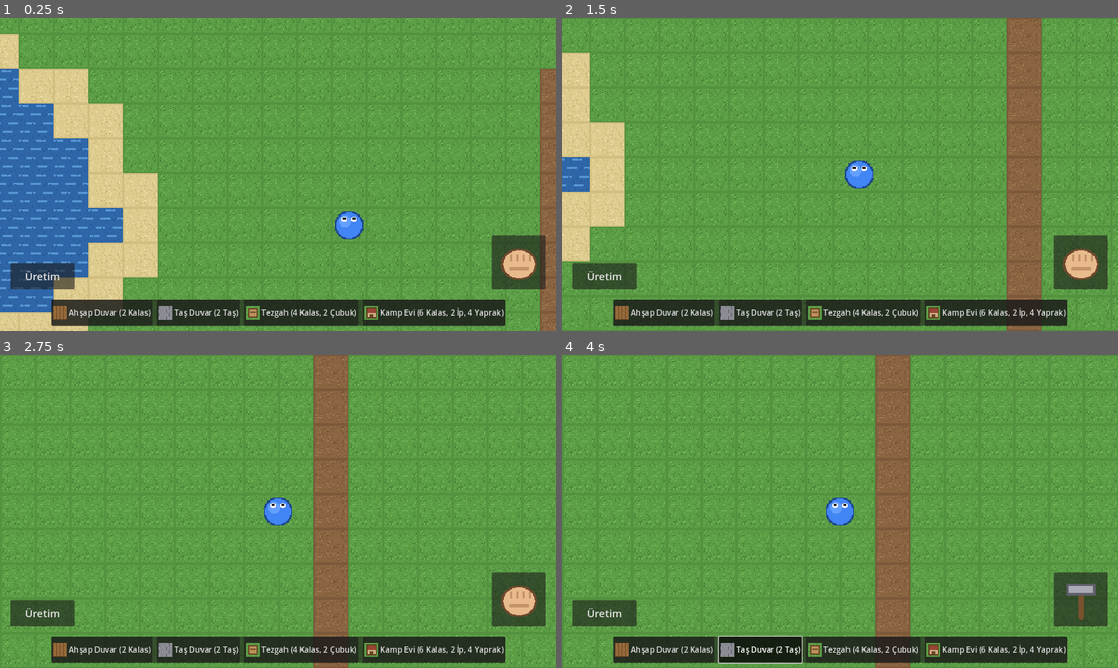
Above: before the commit, frames 1-4 (two rows, left to right).
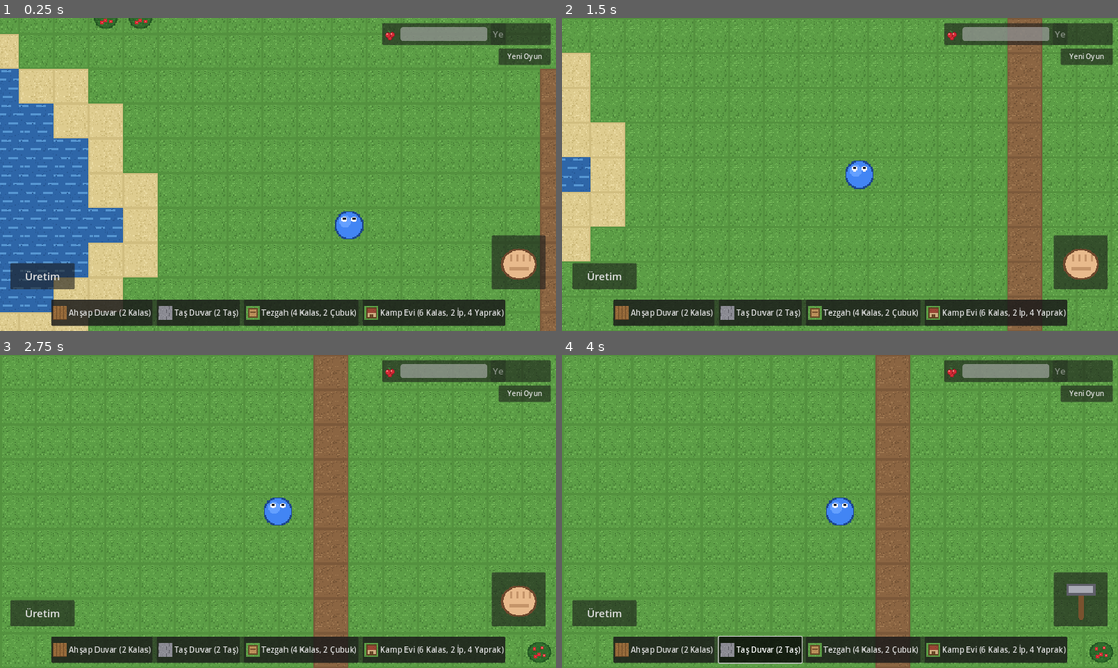
Above: after the commit, the same moments.

Repository: ozcinarece/Rable
Game: Godot game, scene res://scenes/World.tscn
Same seed, same stepped clock (60 frames per second), same inputs: the game is played once before the commit and once after it.
Inputs (mouse positions are in pixels of both pictures, inside the frame that each line leads up to):
- Up to frame 1 (0.25 s): no input
- Up to frame 2 (1.5 s): click (1084, 55) at 0.5 s, where only the run after the commit has a clickable "Yeni Oyun"; move the mouse to (962, 158) at 1.27 s; hold D from 1.28 s (still down); click (962, 158) at 1.42 s
- Up to frame 3 (2.75 s): release D at 2 s; drag from (166, 527) to (250, 574) at 2.02 s
- Up to frame 4 (4 s): click "Ahşap Duvar (2 Kalas)" at 2.75 s; click "Taş Duvar (2 Taş)" at 3.5 s

The runs differ from the first frame. In frame 1, 2.9% of the frame differs, in the area x 16-100%, y 0-16%; in frame 2, 6.8%, in the area x 0-100%, y 0-100%; in frame 3, 2.9%; in frame 4, 2.9%.

Commit message:
M4e+M4f: kaydetme sistemi + aclik ve meyve calisi
Kaydetme (SaveManager autoload):
- Her 8 sn'de ve uygulama arka plana alininca/kapanirken otomatik
  kayit (user://save.json): harita durumu, insa edilen yapilarin
  alt zemini, envanter, aclik, respawn noktasi, oyuncu konumu
- Acilista kayit varsa yuklenir; harita boyutu degistiyse yok sayilir
- Sag ustte "Yeni Oyun" butonu: kaydi siler, sifirdan baslatir

Aclik (Hunger autoload):
- 100'den baslar, saniyede 0.25 azalir (~6.5 dakika)
- Sifira inince oyuncu yari hizda yurur (olum M5'te gelecek)
- Sag ustte meyve ikonlu aclik bari; kritik seviyede kirmiziya doner
- "Ye" butonu: 1 meyve = +25 aclik

Meyve calisi:
- Haritaya 5 cali eklendi ('m'); 1 vurusta +2 meyve verir
- Toplaninca bos caliya ('n') donusur, 60 sn sonra yeniden meyve verir
  (oyundaki ilk yenilenebilir kaynak)

Diff:
--- a/project.godot
+++ b/project.godot
@@ -15,6 +15,8 @@
 
 Inventory="*res://scripts/inventory.gd"
 Crafting="*res://scripts/crafting.gd"
+Hunger="*res://scripts/hunger.gd"
+SaveManager="*res://scripts/save_manager.gd"
 
 [display]
 
--- a/scenes/HUD.tscn
+++ b/scenes/HUD.tscn
@@ -1,6 +1,7 @@
-[gd_scene load_steps=2 format=3]
+[gd_scene load_steps=3 format=3]
 
 [ext_resource type="Script" path="res://scripts/hud.gd" id="1_script"]
+[ext_resource type="Texture2D" path="res://assets/items/meyve.png" id="2_meyve"]
 
 [node name="HUD" type="CanvasLayer"]
 script = ExtResource("1_script")
@@ -11,6 +12,46 @@
 
 [node name="HBox" type="HBoxContainer" parent="Panel"]
 theme_override_constants/separation = 6
+
+[node name="HungerPanel" type="PanelContainer" parent="."]
+anchor_left = 1.0
+anchor_right = 1.0
+offset_left = -400.0
+offset_top = 12.0
+offset_right = -12.0
+offset_bottom = 62.0
+grow_horizontal = 0
+
+[node name="HBox" type="HBoxContainer" parent="HungerPanel"]
+theme_override_constants/separation = 8
+
+[node name="HungerIcon" type="TextureRect" parent="HungerPanel/HBox"]
+custom_minimum_size = Vector2(34, 34)
+texture = ExtResource("2_meyve")
+expand_mode = 1
+stretch_mode = 5
+
+[node name="HungerBar" type="ProgressBar" parent="HungerPanel/HBox"]
+custom_minimum_size = Vector2(200, 32)
+size_flags_vertical = 4
+max_value = 100.0
+value = 100.0
+show_percentage = false
+
+[node name="EatButton" type="Button" parent="HungerPanel/HBox"]
+text = "Ye"
+theme_override_font_sizes/font_size = 22
+
+[node name="ResetButton" type="Button" parent="."]
+anchor_left = 1.0
+anchor_right = 1.0
+offset_left = -132.0
+offset_top = 70.0
+offset_right = -12.0
+offset_bottom = 108.0
+grow_horizontal = 0
+text = "Yeni Oyun"
+theme_override_font_sizes/font_size = 16
 
 [node name="BuildBar" type="PanelContainer" parent="."]
 anchor_left = 0.5
--- a/scripts/hud.gd
+++ b/scripts/hud.gd
@@ -24,6 +24,9 @@
 @onready var craft_button: Button = $CraftButton
 @onready var craft_panel: PanelContainer = $CraftPanel
 @onready var craft_rows: VBoxContainer = $CraftPanel/VBox/Rows
+@onready var hunger_bar: ProgressBar = $HungerPanel/HBox/HungerBar
+@onready var eat_button: Button = $HungerPanel/HBox/EatButton
+@onready var reset_button: Button = $ResetButton
 
 var _action_state: String = "idle"
 var _craft_buttons: Dictionary = {}  # recipe_id -> Uret butonu
@@ -32,19 +35,44 @@
 func _ready() -> void:
 	Inventory.changed.connect(_refresh)
 	Crafting.station_changed.connect(_update_craft_buttons)
+	Hunger.changed.connect(_update_hunger)
 	action_button.pressed.connect(func(): action_pressed.emit())
 	action_button.icon = ICON_FIST
 	craft_button.toggled.connect(func(pressed: bool): craft_panel.visible = pressed)
 	craft_panel.visible = false
+	eat_button.pressed.connect(_on_eat_pressed)
+	reset_button.pressed.connect(_on_reset_pressed)
 	_build_build_bar()
 	_build_craft_panel()
 	_refresh()
+	_update_hunger()
 
 # --- Envanter cubugu ----------------------------------------------------
 
 func _refresh() -> void:
 	_rebuild_inventory_bar()
 	_update_craft_buttons()
+	_update_hunger()
+
+# --- Aclik --------------------------------------------------------------
+
+func _update_hunger() -> void:
+	hunger_bar.value = Hunger.value
+	# Aclik kritik seviyedeyse bari kirmiziya bogar
+	hunger_bar.modulate = Color(1, 0.45, 0.45) if Hunger.value <= 25.0 else Color.WHITE
+	# Meyve varsa ve aclik tam degilse Ye butonu aktif
+	eat_button.disabled = Inventory.get_count("meyve") <= 0 or Hunger.value >= Hunger.MAX_VALUE
+
+func _on_eat_pressed() -> void:
+	if Inventory.remove_item("meyve", 1):
+		Hunger.eat(25.0)
+
+# Kayitli oyunu silip sifirdan baslar.
+func _on_reset_pressed() -> void:
+	SaveManager.delete_save()
+	Inventory.reset()
+	Hunger.reset()
+	get_tree().reload_current_scene()
 
 # Sadece sahip olunan esyalari, items.gd'deki sirayla gosterir.
 func _rebuild_inventory_bar() -> void:
--- /dev/null
+++ b/scripts/hunger.gd
@@ -0,0 +1,30 @@
+extends Node
+## Aclik sistemi - autoload (singleton).
+## Deger zamanla azalir; sifira inince oyuncu yavaslar (olum M5'te,
+## can sistemiyle birlikte gelecek). Meyve yiyerek doldurulur.
+
+signal changed
+
+const MAX_VALUE: float = 100.0
+## Saniyede azalma miktari (0.25 -> yaklasik 6.5 dakikada tukeniyor)
+const DECAY_PER_SECOND: float = 0.25
+
+var value: float = MAX_VALUE
+
+func _process(delta: float) -> void:
+	var old := int(value)
+	value = maxf(0.0, value - DECAY_PER_SECOND * delta)
+	if int(value) != old:
+		changed.emit()
+
+## Aclik sifirda mi? (oyuncu yavaslar)
+func is_starving() -> bool:
+	return value <= 0.0
+
+func eat(amount: float) -> void:
+	value = minf(MAX_VALUE, value + amount)
+	changed.emit()
+
+func reset() -> void:
+	value = MAX_VALUE
+	changed.emit()
--- a/scripts/inventory.gd
+++ b/scripts/inventory.gd
@@ -24,3 +24,15 @@
 
 func get_count(item_id: String) -> int:
 	return items.get(item_id, 0)
+
+## Kayittan yukleme icin: tum envanteri degistirir.
+func set_items(new_items: Dictionary) -> void:
+	items = {}
+	for item_id in new_items:
+		items[item_id] = int(new_items[item_id])
+	changed.emit()
+
+## Yeni oyun icin: envanteri bosaltir.
+func reset() -> void:
+	items = {}
+	changed.emit()
--- a/scripts/items.gd
+++ b/scripts/items.gd
@@ -14,6 +14,7 @@
 	"tas": {"name": "Taş", "icon": "res://assets/items/tas.png"},
 	"balta": {"name": "Balta", "icon": "res://assets/items/balta.png"},
 	"kazma": {"name": "Kazma", "icon": "res://assets/items/kazma.png"},
+	"meyve": {"name": "Meyve", "icon": "res://assets/items/meyve.png"},
 }
 
 static func display_name(item_id: String) -> String:
--- a/scripts/map_data.gd
+++ b/scripts/map_data.gd
@@ -5,8 +5,9 @@
 ##   d  toprak  (yurunebilir)
 ##   s  kum     (yurunebilir)
 ##   ~  su      (engel)
-##   #  tas     (engel - ileride kazilabilir olacak)
-##   T  agac    (engel - ileride odun kaynagi olacak)
+##   #  tas     (engel - kazma ile kirilir)
+##   T  agac    (engel - odun + yaprak verir)
+##   m  meyve calisi (engel - meyve verir, bir sure sonra yeniden buyur)
 ##   P  oyuncunun baslangic noktasi (altina cim doselenir)
 ##
 ## Haritayi degistirmek icin sadece asagidaki satirlari duzenlemek yeterli.
@@ -21,7 +22,7 @@
 	"#.TTTTT.T.....................#####....#",
 	"#..TTT........................######...#",
 	"#...T..........................####....#",
-	"#................................##....#",
+	"#.........mm.....................##....#",
 	"#....sss...............................#",
 	"#...ss~~ss.............d...............#",
 	"#..ss~~~~ss............d...............#",
@@ -31,9 +32,9 @@
 	"#...ss~~~~ss...........d...............#",
 	"#....ss~~ss............d...............#",
 	"#.....ssss.............d...............#",
-	"#......................d...............#",
+	"#......................d.....mm........#",
 	"#......ddddddddddddddddd...............#",
-	"#......d...............................#",
+	"#......d...........m...................#",
 	"#......d.........TT....................#",
 	"#......d........TTTT...................#",
 	"#......d.........TT....................#",
--- a/scripts/player.gd
+++ b/scripts/player.gd
@@ -35,7 +35,9 @@
 	var direction := _get_input_direction()
 	if direction != Vector2.ZERO:
 		facing = direction
-	velocity = direction * speed
+	# Aclik sifirsa oyuncu yari hizda yurur
+	var effective_speed := speed * (0.5 if Hunger.is_starving() else 1.0)
+	velocity = direction * effective_speed
 	move_and_slide()
 
 func _get_input_direction() -> Vector2:
--- /dev/null
+++ b/scripts/save_manager.gd
@@ -0,0 +1,32 @@
+extends Node
+## Kayit yoneticisi - autoload (singleton).
+## Oyun durumunu JSON olarak user:// dizinine yazar/okur.
+## Android'de bu dizin uygulamanin ozel veri klasorudur; oyun
+## silinmedikce kayit durur. Ne kaydedilecegine World karar verir.
+
+const SAVE_PATH: String = "user://save.json"
+
+func save_data(data: Dictionary) -> void:
+	var file := FileAccess.open(SAVE_PATH, FileAccess.WRITE)
+	if file == null:
+		push_warning("Kayit yazilamadi: " + str(FileAccess.get_open_error()))
+		return
+	file.store_string(JSON.stringify(data))
+	file.close()
+
+## Kayit yoksa veya bozuksa bos sozluk doner.
+func load_data() -> Dictionary:
+	if not FileAccess.file_exists(SAVE_PATH):
+		return {}
+	var file := FileAccess.open(SAVE_PATH, FileAccess.READ)
+	if file == null:
+		return {}
+	var parsed = JSON.parse_string(file.get_as_text())
+	file.close()
+	if parsed is Dictionary:
+		return parsed
+	return {}
+
+func delete_save() -> void:
+	if FileAccess.file_exists(SAVE_PATH):
+		DirAccess.remove_absolute(ProjectSettings.globalize_path(SAVE_PATH))
--- a/scripts/world.gd
+++ b/scripts/world.gd
@@ -47,7 +47,16 @@
 			"drops": {"kalas": 4, "cubuk": 2}, "becomes": ".", "hits": 2},
 	"E": {"texture": "res://assets/tiles/ev.png", "solid": true,
 			"drops": {"kalas": 6, "ip": 2, "yaprak": 4}, "becomes": ".", "hits": 3},
+	# Meyve calisi: toplaninca bos caliya donusur, bir sure sonra yeniden buyur
+	"m": {"texture": "res://assets/tiles/bush_full.png", "solid": true,
+			"drops": {"meyve": 2}, "becomes": "n", "hits": 1},
+	"n": {"texture": "res://assets/tiles/bush_empty.png", "solid": true},
 }
+
+## Bos calinin yeniden meyve vermesi icin gecen sure (saniye)
+const REGROW_SECONDS: float = 60.0
+## Otomatik kayit araligi (saniye)
+const SAVE_INTERVAL: float = 8.0
 
 @onready var ground_tile_map: TileMap = $GroundTileMap
 @onready var player: CharacterBody2D = $Player
@@ -61,20 +70,44 @@
 var _map_width: int = 0
 var _map_height: int = 0
 var _respawn_cell: Vector2i = Vector2i.ZERO  # olum gelince (M5) burada dogacak
+var _regrow: Dictionary = {}  # bos cali hucresi -> yeniden buyumeye kalan sure
+var _save_timer: float = 0.0
 
 func _ready() -> void:
 	ground_tile_map.tile_set = _build_tile_set()
 	_build_map_from_ascii()
+	_load_game()
 	player.world_tapped.connect(_on_player_world_tapped)
 	hud.build_toggled.connect(_on_build_toggled)
 	hud.action_pressed.connect(_on_action_pressed)
 
-func _process(_delta: float) -> void:
+func _process(delta: float) -> void:
 	# Aksiyon butonunun ikonunu duruma gore guncelle
 	# (yumruk = bos, balta = yakinda toplanabilir sey var, cekic = insa modu)
 	hud.set_action_state(_compute_action_state())
 	# Tezgah tarifleri sadece tezgahin yanindayken uretilebilir
 	Crafting.near_station = _is_near_tile("B")
+	_tick_regrow(delta)
+	# Otomatik kayit
+	_save_timer += delta
+	if _save_timer >= SAVE_INTERVAL:
+		_save_timer = 0.0
+		_save_game()
+
+# Uygulama arka plana alinirken / kapanirken hemen kaydet
+func _notification(what: int) -> void:
+	if what == NOTIFICATION_APPLICATION_PAUSED or what == NOTIFICATION_WM_CLOSE_REQUEST:
+		_save_game()
+
+# Bos calilarin sayacini isletir; suresi dolan yeniden meyve verir
+func _tick_regrow(delta: float) -> void:
+	var ready_cells: Array[Vector2i] = []
+	for cell in _regrow:
+		_regrow[cell] -= delta
+		if _regrow[cell] <= 0.0:
+			ready_cells.append(cell)
+	for cell in ready_cells:
+		_set_cell_char(cell, "m")
 
 # --- Kurulum -----------------------------------------------------------
 
@@ -306,3 +339,65 @@
 func _set_cell_char(cell: Vector2i, ch: String) -> void:
 	_cell_char[cell] = ch
 	ground_tile_map.set_cell(0, cell, _char_to_source_id[ch], Vector2i(0, 0))
+	# Bos cali olusunca yeniden buyume sayaci baslat
+	if ch == "n":
+		_regrow[cell] = REGROW_SECONDS
+	elif _regrow.has(cell):
+		_regrow.erase(cell)
+
+# --- Kayit / yukleme ---------------------------------------------------
+
+func _save_game() -> void:
+	var rows: PackedStringArray = []
+	for y in _map_height:
+		var row := ""
+		for x in _map_width:
+			row += _cell_char.get(Vector2i(x, y), ".")
+		rows.append(row)
+
+	var floor_data: Dictionary = {}
+	for cell in _floor_under:
+		floor_data["%d,%d" % [cell.x, cell.y]] = _floor_under[cell]
+
+	SaveManager.save_data({
+		"version": 1,
+		"w": _map_width,
+		"h": _map_height,
+		"rows": rows,
+		"floor_under": floor_data,
+		"inventory": Inventory.items,
+		"hunger": Hunger.value,
+		"respawn": [_respawn_cell.x, _respawn_cell.y],
+		"player": [player.global_position.x, player.global_position.y],
+	})
+
+func _load_game() -> void:
+	var data := SaveManager.load_data()
+	if data.is_empty():
+		return
+	# Harita boyutu degistiyse (guncelleme sonrasi) eski kaydi yok say
+	if int(data.get("w", 0)) != _map_width or int(data.get("h", 0)) != _map_height:
+		return
+
+	var rows: Array = data.get("rows", [])
+	for y in rows.size():
+		var row: String = rows[y]
+		for x in row.length():
+			var ch := row[x]
+			if TILE_DEFS.has(ch) and _cell_char.get(Vector2i(x, y), "") != ch:
+				_set_cell_char(Vector2i(x, y), ch)
+
+	for key in data.get("floor_under", {}):
+		var parts: PackedStringArray = key.split(",")
+		_floor_under[Vector2i(int(parts[0]), int(parts[1]))] = data["floor_under"][key]
+
+	Inventory.set_items(data.get("inventory", {}))
+	Hunger.value = float(data.get("hunger", Hunger.MAX_VALUE))
+	Hunger.changed.emit()
+
+	var respawn: Array = data.get("respawn", [])
+	if respawn.size() == 2:
+		_respawn_cell = Vector2i(int(respawn[0]), int(respawn[1]))
+	var pos: Array = data.get("player", [])
+	if pos.size() == 2:
+		player.global_position = Vector2(float(pos[0]), float(pos[1]))
Binary file added: assets/items/meyve.png
Binary file added: assets/tiles/bush_empty.png
Binary file added: assets/tiles/bush_full.png
Not shown, changed: TASARIM.md
